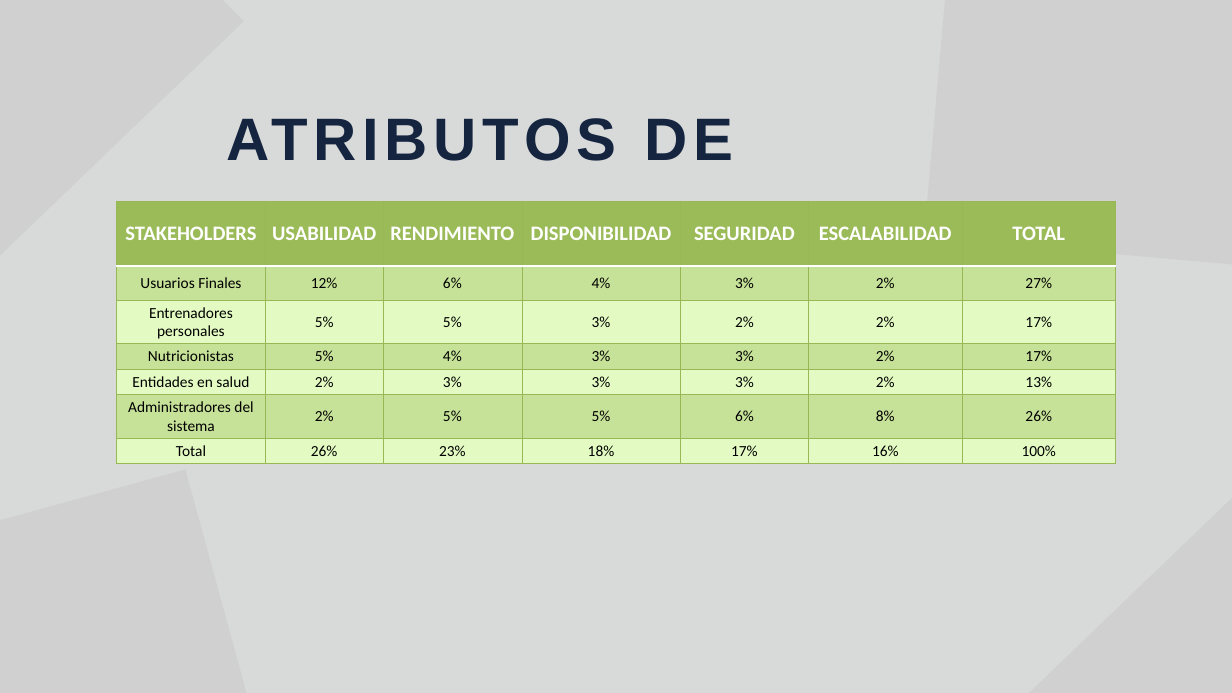
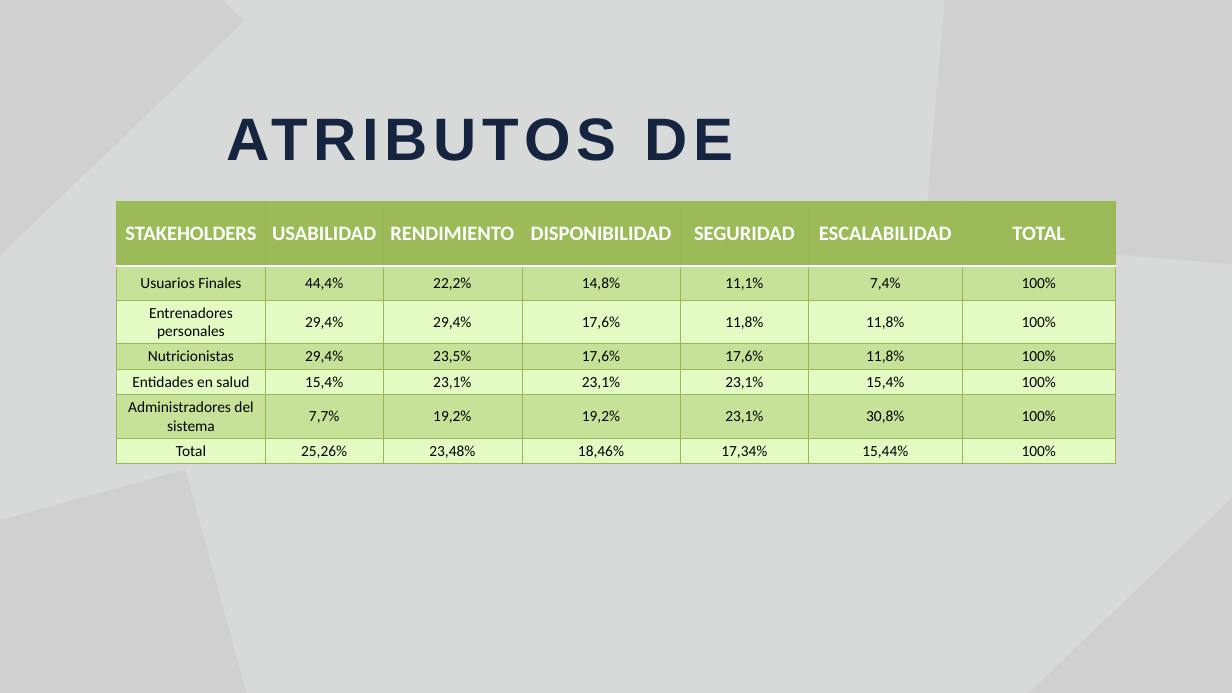
Before and after one commit to Jucer74/SoftwareArchitecture, a slide deck: slide 6 of Project/Context/NutrIA.context.pptx. Drawn at 1232x693 pixels with LibreOffice and Linux fonts; fonts in the diff are those of the drawing; grey boxes stand for pictures. Boxes give left, top, right and bottom in pixels: in the first picture for what was removed or moved away, otherwise in the second. Text is boxed around its words. In the diff, an @@ line names an element or a change of style, - is before the commit and + after.

```diff
--- a/Project/Context/NutrIA.context.pptx
+++ b/Project/Context/NutrIA.context.pptx
@@ table at box(116, 201, 1115, 464) @@
-row 2: Usuarios Finales | 12% | 6% | 4% | 3% | 2% | 27%
+row 2: Usuarios Finales | 44,4% | 22,2% | 14,8% | 11,1% | 7,4% | 100%
-row 3: Entrenadores personales | 5% | 5% | 3% | 2% | 2% | 17%
+row 3: Entrenadores personales | 29,4% | 29,4% | 17,6% | 11,8% | 11,8% | 100%
-row 4: Nutricionistas | 5% | 4% | 3% | 3% | 2% | 17%
+row 4: Nutricionistas | 29,4% | 23,5% | 17,6% | 17,6% | 11,8% | 100%
-row 5: Entidades en salud | 2% | 3% | 3% | 3% | 2% | 13%
+row 5: Entidades en salud | 15,4% | 23,1% | 23,1% | 23,1% | 15,4% | 100%
-row 6: Administradores del sistema | 2% | 5% | 5% | 6% | 8% | 26%
+row 6: Administradores del sistema | 7,7% | 19,2% | 19,2% | 23,1% | 30,8% | 100%
-row 7: Total | 26% | 23% | 18% | 17% | 16% | 100%
+row 7: Total | 25,26% | 23,48% | 18,46% | 17,34% | 15,44% | 100%
```
Also in this commit, not shown: 1 other slide changed.
